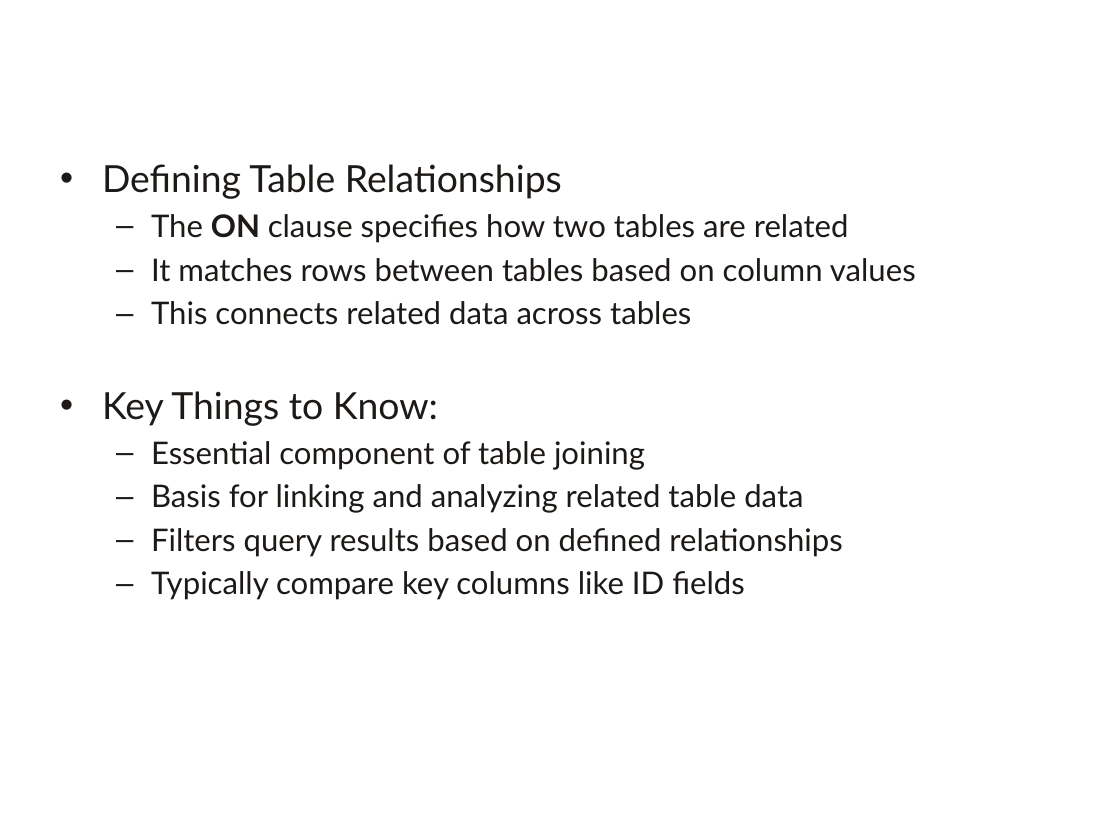
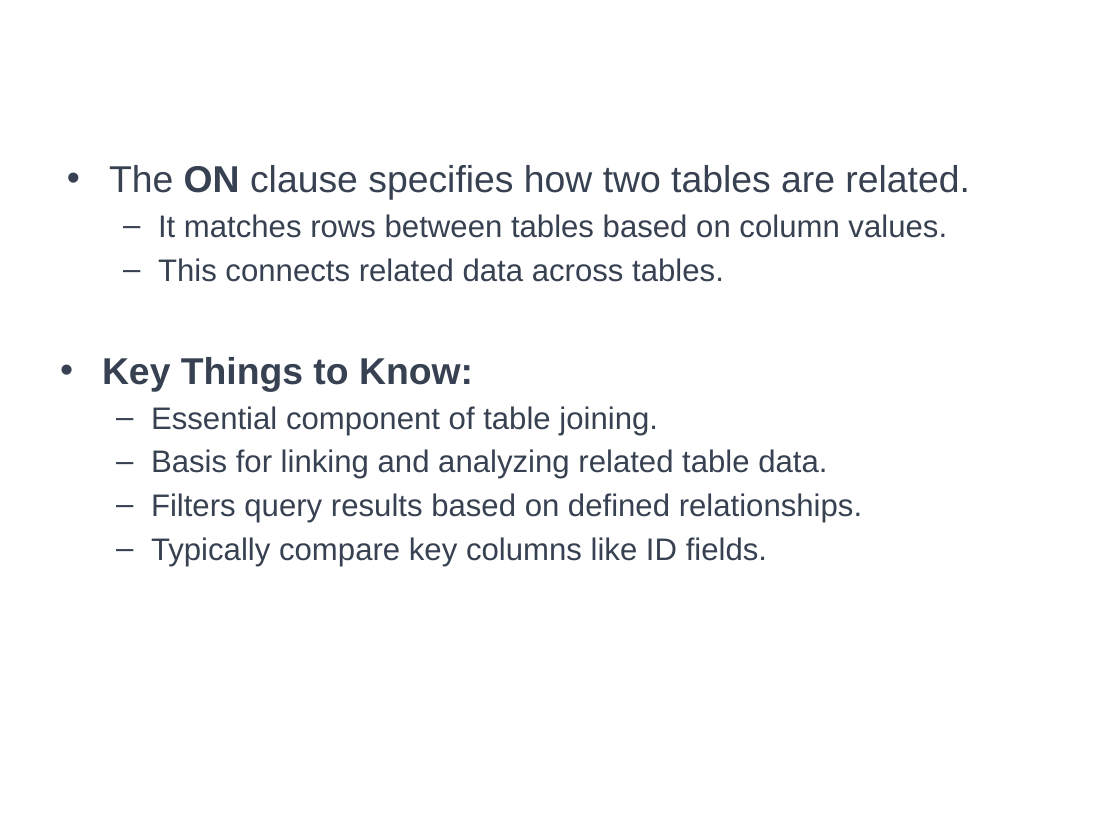
Before and after one commit to a099954/ABC-Program, a slide deck: slide 22 of SQL/Day 4 Joins/Joins.pptx (slide 9 before the commit). Drawn at 1120x840 pixels with LibreOffice and Linux fonts; fonts in the diff are those of the drawing; background and template pictures are left out. Boxes give left, top, right and bottom in pixels: in the first picture for what was removed or moved away, otherwise in the second. Text is boxed around its words. In the diff, an @@ line names an element or a change of style, - is before the commit and + after.

Commit message:
added the joins ppt and the temp tables

```diff
--- a/SQL/Day 4 Joins/Joins.pptx
+++ b/SQL/Day 4 Joins/Joins.pptx
@@ text at bbox=[109, 165, 947, 282]: text changed; font Lato to Arial; text colour #1C1917 to #374151 @@
-• Defining Table Relationships
-  – The ON clause specifies how two tables are related
-  – It matches rows between tables based on column values
-  – This connects related data across tables
+• The ON clause specifies how two tables are related.
+  – It matches rows between tables based on column values.
+  – This connects related data across tables.
@@ text at bbox=[102, 357, 473, 392]: font Lato to Arial, text colour #1C1917 to #374151, bold on in "Key Things to Know:" @@
@@ text at bbox=[151, 406, 862, 566]: text changed; font Lato to Arial; text colour #1C1917 to #374151 @@
-  – Essential component of table joining
-  – Basis for linking and analyzing related table data
-  – Filters query results based on defined relationships
-  – Typically compare key columns like ID fields
+  – Essential component of table joining.
+  – Basis for linking and analyzing related table data.
+  – Filters query results based on defined relationships.
+  – Typically compare key columns like ID fields.
```
Also in this commit, not shown: 15 other slides changed, 3 slides added, 6 other files.
